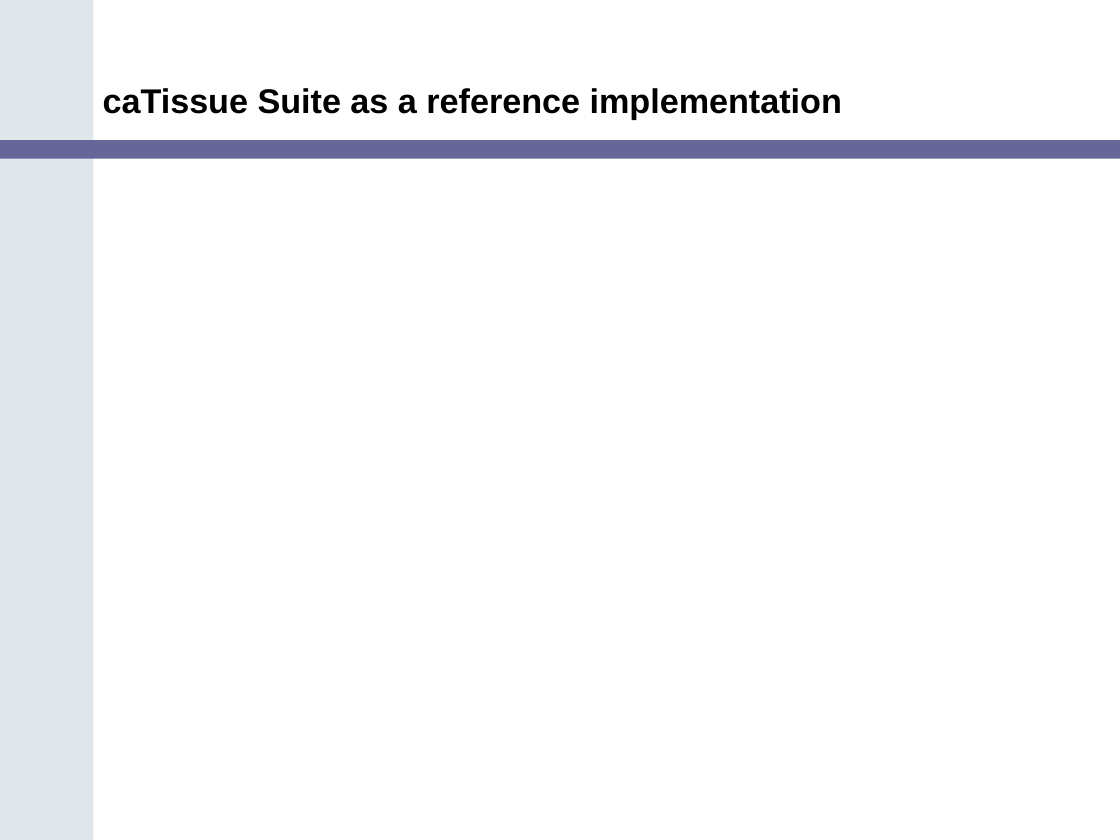
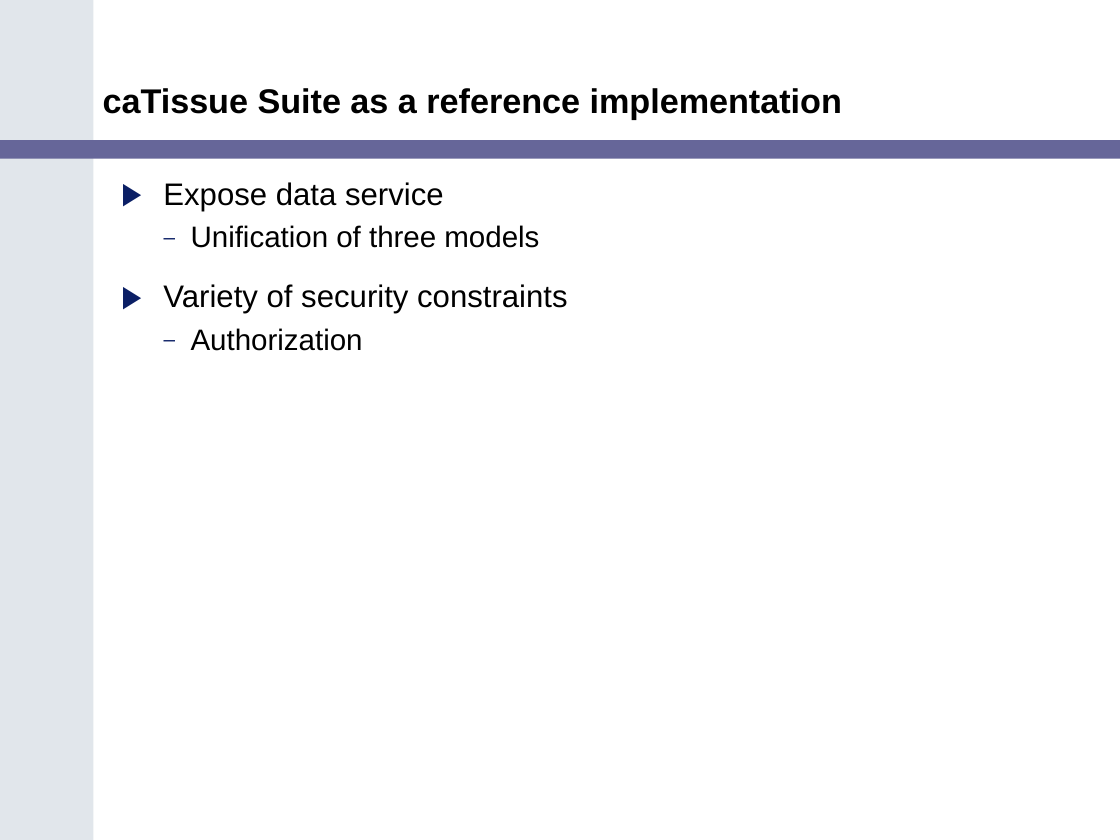
Before and after one commit to NCIP/cagrid-portal, a slide deck: slide 19 of cagrid-1-0/Documentation/presentations/200607_VCDE_ARCH/Ref_Impl_Arch_VCDE_2006_07.ppt (slide 20 before the commit). Drawn at 1120x840 pixels with LibreOffice and Linux fonts; fonts in the diff are those of the drawing; background and template pictures are left out. Boxes give left, top, right and bottom in pixels: in the first picture for what was removed or moved away, otherwise in the second. Text is boxed around its words. In the diff, an @@ line names an element or a change of style, - is before the commit and + after.

```diff
--- a/cagrid-1-0/Documentation/presentations/200607_VCDE_ARCH/Ref_Impl_Arch_VCDE_2006_07.ppt
+++ b/cagrid-1-0/Documentation/presentations/200607_VCDE_ARCH/Ref_Impl_Arch_VCDE_2006_07.ppt
@@ text added at [163, 182, 568, 351], 20 pt, text #000000 @@
+▶ Expose data service
+  – Unification of three models
+▶ Variety of security constraints
+  – Authorization
```
Also in this commit, not shown: 7 other slides changed, 7 slides added, 5 slides removed.
